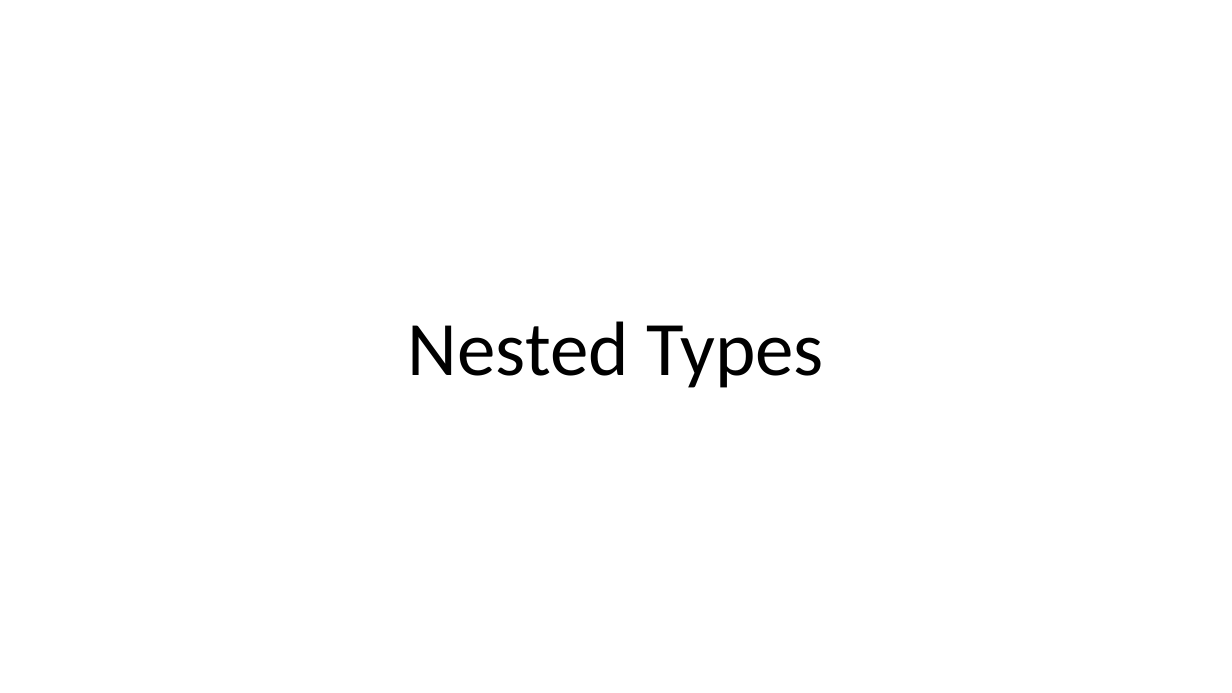
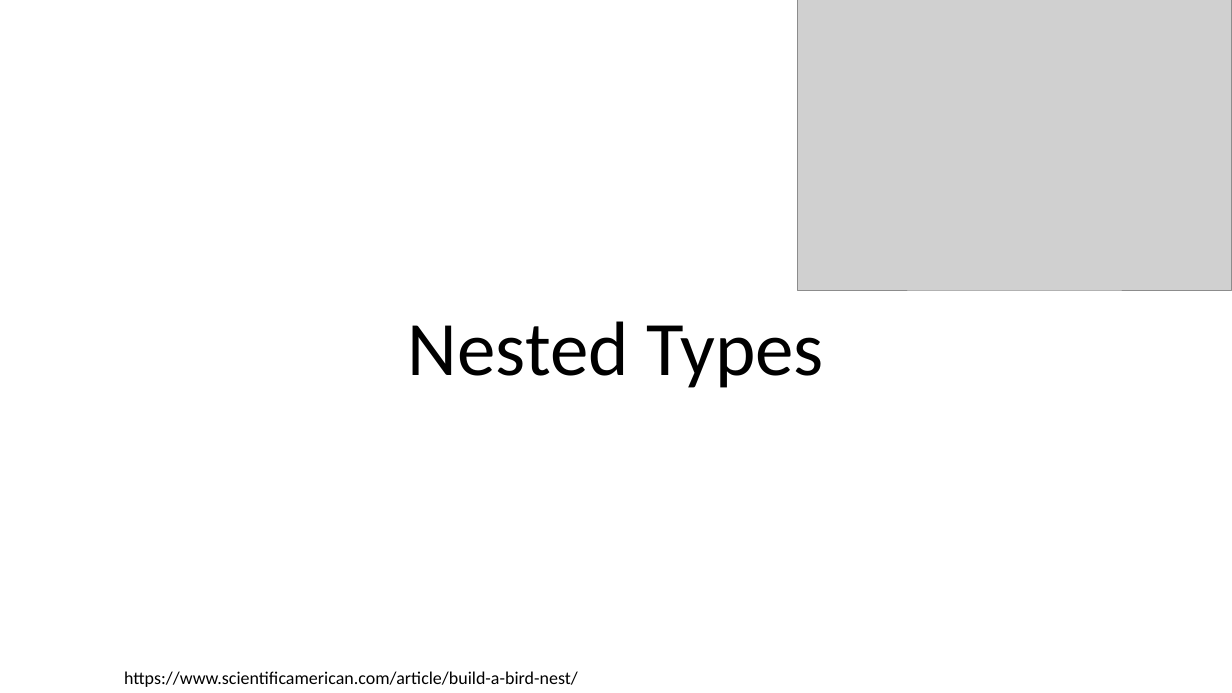
Before and after one commit to ShiqiYu/CPP, a slide deck: slide 6 of week15/Lecture15.pptx. Drawn at 1232x693 pixels with LibreOffice and Linux fonts; fonts in the diff are those of the drawing; grey boxes stand for pictures; background and template pictures are left out. Boxes give left, top, right and bottom in pixels: in the first picture for what was removed or moved away, otherwise in the second. Text is boxed around its words. In the diff, an @@ line names an element or a change of style, - is before the commit and + after.

```diff
--- a/week15/Lecture15.pptx
+++ b/week15/Lecture15.pptx
@@ picture added at (x1=798, y1=0, x2=1232, y2=290) @@
@@ text added at (x1=124, y1=671, x2=578, y2=687), 14 pt, text #000000 @@
+https://www.scientificamerican.com/article/build-a-bird-nest/
```
Also in this commit, not shown: 2 other slides changed, 8 slides added, 1 other file.
